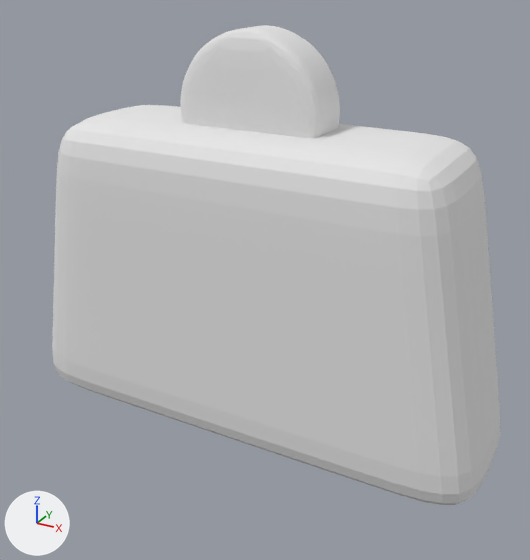
Before and after pictures for a commit that changed the Blender file Assets/3DArt/Models/UI/weight.blend.
Before and after are seen from a 50 mm camera at (1.19, -2.12, 1.63) aimed at (0.05, -0.04, 0.59). Every picture has the same lights, and +X, +Y and +Z are marked at lower left.
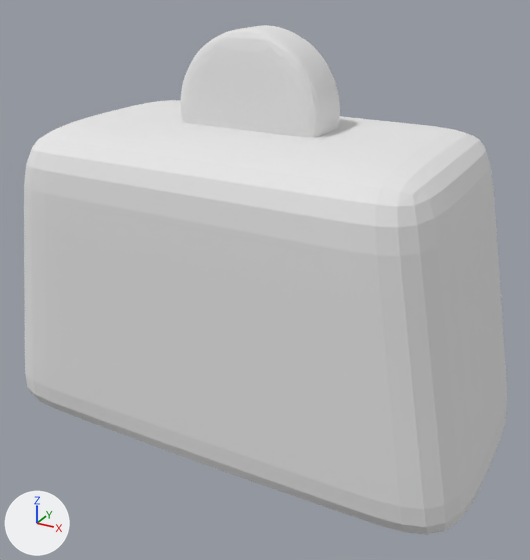
Location of each change, [x1, y1, x2, y2] in pixels of the pictures (530 x 560 px; the box of a moved part takes in the faces that stretch with it):
'Cube', reshaped (8% wider, 9% taller): before [52, 105, 500, 505]; after [24, 100, 507, 535]
part 1 of me_cube, moved or reshaped: before [52, 330, 500, 505]; after [25, 353, 507, 535]
part 2 of me_cube, moved or reshaped: before [53, 105, 498, 449]; after [24, 100, 506, 480]
part 3 of me_cube, moved or reshaped: before [101, 351, 369, 485]; after [68, 372, 346, 514]
part 4 of me_cube, moved or reshaped: before [101, 107, 399, 429]; after [64, 106, 411, 461]

What changed in the scene script:
```text
Change me_cube:
    where me_cube.from_pydata(...)  # 20 vertices, 13 faces; spans x 0.0..0.912, y -0.286..0.0, z -0.065..1.059
    used by ob_cube; location = (0.0, 0.0, 0.065)
    me_cube part 1: all 4 vertices in x 0.582..0.912, y -0.286, z -0.064..0.113 are moved by (0.0, -0.179, 0.0)
    me_cube part 2: all 4 vertices in x 0.461..0.735, y -0.286, z 0.855..1.059 are moved by (0.0, -0.179, 0.0)
    me_cube part 3: all 3 vertices in x 0.0, y -0.286..0.0, z -0.065..0.111 are moved by (0.0, -0.179, 0.0)
    me_cube part 4: all 2 vertices in x 0.0, y -0.286, z 0.855..1.059 are moved by (0.0, -0.179, 0.0)
```
